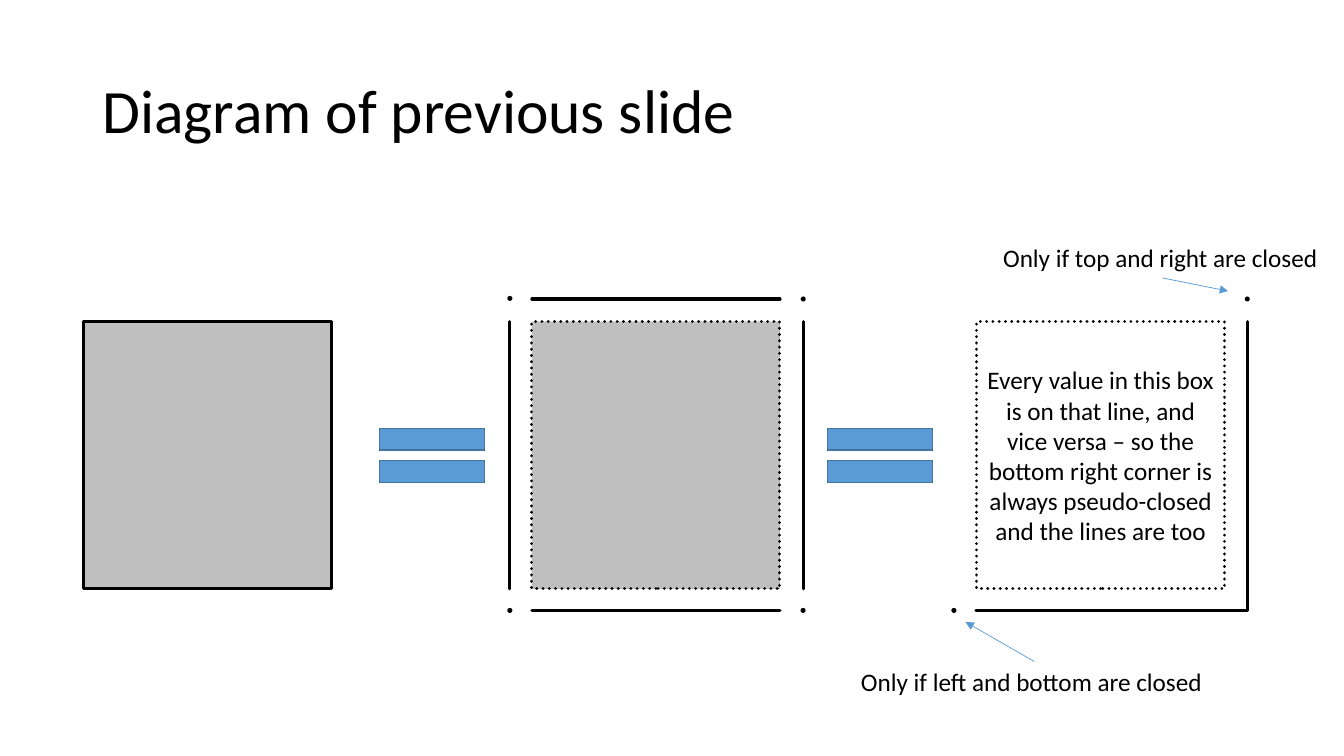
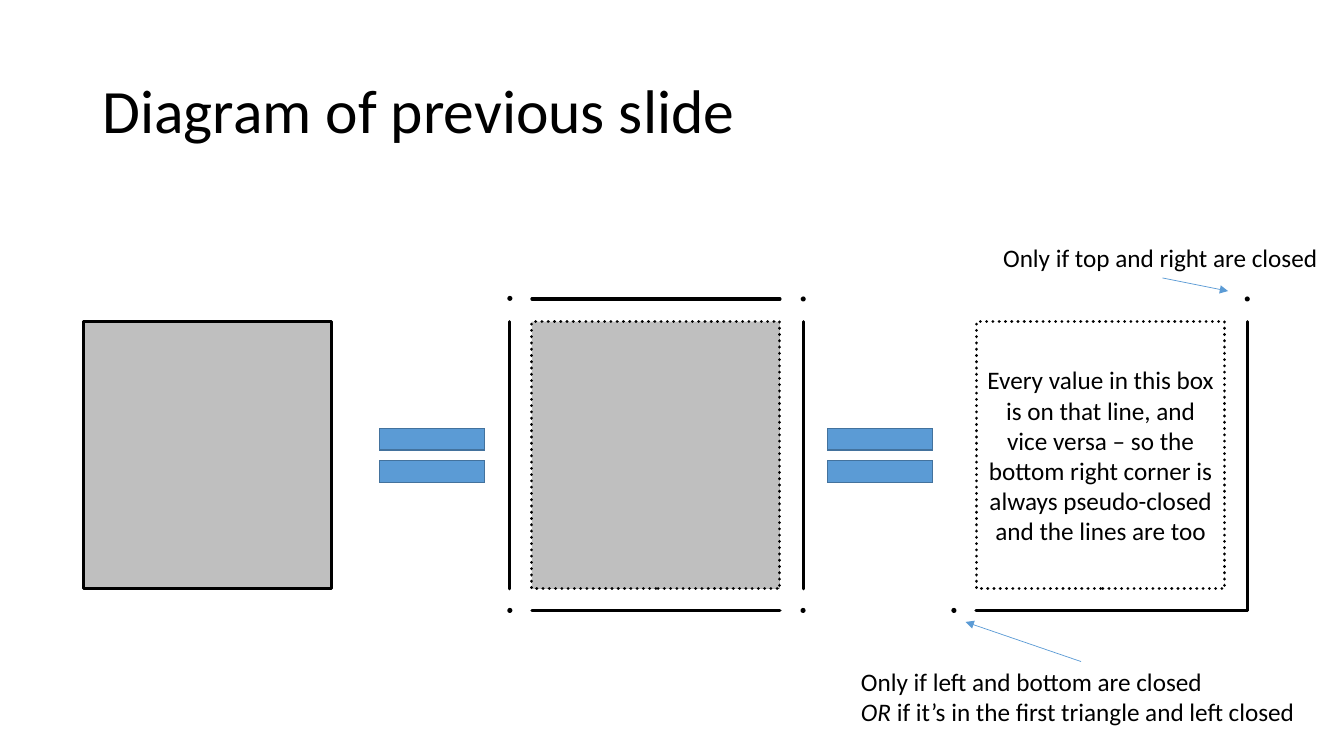
Before and after one commit to averykhoo/intervals, a slide deck: slide 11 of interval-modulo.pptx. Drawn at 1344x756 pixels with LibreOffice and Linux fonts; fonts in the diff are those of the drawing. Boxes give left, top, right and bottom in pixels: in the first picture for what was removed or moved away, otherwise in the second. Text is boxed around its words. In the diff, an @@ line names an element or a change of style, - is before the commit and + after.

Commit message:
bottom left corner can be pseudo-closed in first triangle

```diff
--- a/interval-modulo.pptx
+++ b/interval-modulo.pptx
@@ arrow moved from (1034, 661) - (966, 622) to (1081, 661) - (966, 622) @@
@@ text at [861, 673, 1294, 726]: text changed @@
-Only if left and bottom are closed
+Only if left and bottom are closed
+OR if it’s in the first triangle and left closed
```
Also in this commit, not shown: 1 other file.
